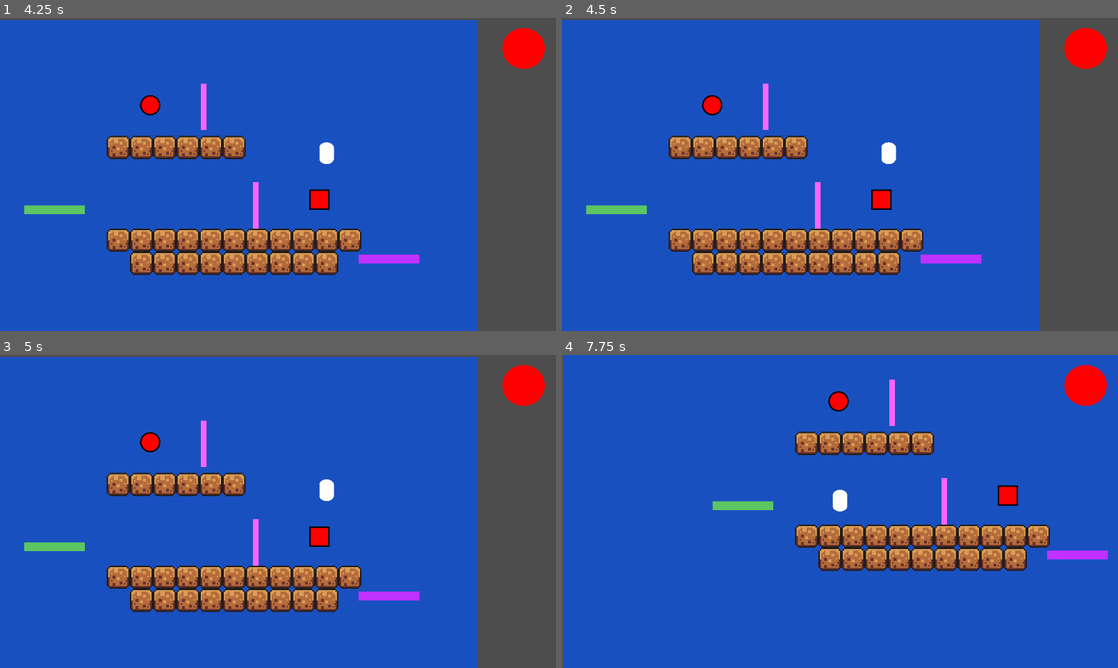
Above: before the commit, frames 1-4 (two rows, left to right).
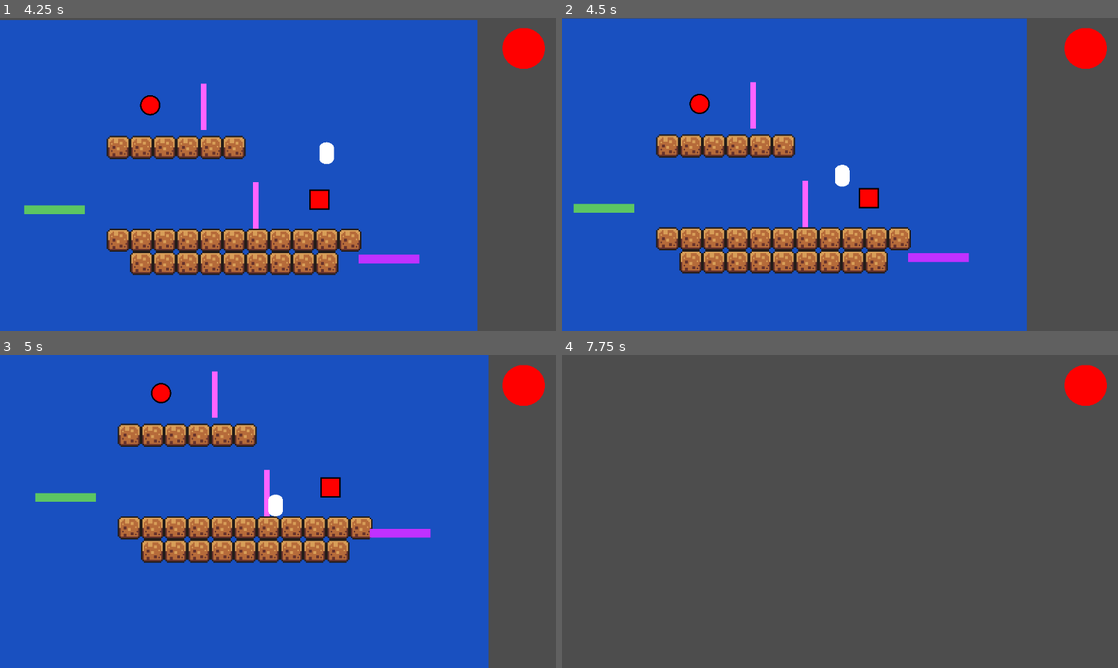
Above: after the commit, the same moments.

Repository: Highlighter56/ReplayMod
Game: Godot game, scene res://scenes/levels/level_base_plate.tscn
Two runs of this game, one before a commit and one after it. Both use one fixed random seed, a clock stepped at 60 frames per second and the inputs below.
Inputs:
- Up to frame 1 (4.25 s): hold D (move_right) 0.53-2.03 s; tap E (interact) at 0.6, 1.35, 2.3, 3.05, 3.6 s; tap Space (jump) at 0.77, 1.52, 3.02, 3.77 s; hold A (move_left) 2.03-2.78 s; tap P (play) at 2.1 s; tap Enter at 2.75 s; hold D (move_right) from 2.78 s (still down); tap O (record) at 2.85 s; tap R (reset) at 3.5 s; tap Escape (pause) at 4.15 s
- Up to frame 2 (4.5 s): release D (move_right) at 4.28 s; hold A (move_left) from 4.28 s (still down); tap E (interact) at 4.35 s
- Up to frame 3 (5 s): keep holding A (move_left); tap Space (jump) at 4.52 s
- Up to frame 4 (7.75 s): release A (move_left) at 5.03 s; hold D (move_right) 5.03-5.78 s; tap P (play) at 5.1 s; tap E (interact) at 5.3, 6.05, 6.6, 7.35 s; hold A (move_left) 5.78-7.28 s; tap O (record) at 5.85 s; tap Space (jump) at 6.02, 6.77, 7.52 s; tap R (reset) at 6.5 s; hold D (move_right) from 7.28 s (still down)

Frame 1 is identical in both runs. In frame 2, 11% of the frame differs, in the area x 0-86%, y 0-100%; in frame 3, 20%; in frame 4, 99%, in the area x 0-100%, y 0-100%.

Commit message:
Commiting to merge

Diff:
--- a/scripts/game_manager.gd
+++ b/scripts/game_manager.gd
@@ -2,7 +2,18 @@
 
 # This is the global timer that controls everything
 var timer:float = 0
-var isPaused:bool = false
+# Simple way to minimize lines of code that are needed whne pausing
+var isPaused:bool = false:
+	set(value):
+		isPaused=value
+		Engine.time_scale = 1
+		if isPaused:
+			Engine.time_scale = 0
+#get_tree().paused = isPaused
+# Godot has a built in pause function. When its true, it freezes/disables all
+# nodes in the paused scene. If this function was placed into an auto load,
+# then this would work. With this set up, where the listenign function is
+# inside the scene that would be paused, there becomes no way to un-pause
 
 # This is so I can adjust the attirbutes of the character in one
 # place, rather than in 2 places
@@ -27,11 +38,10 @@
 # Pause
 	if Input.is_action_just_pressed("pause"):
 		isPaused = !isPaused
-		#get_tree().paused = isPaused
-		if isPaused:
-			Engine.time_scale = 0
-		else:
-			Engine.time_scale = 1
+	#	Controller Unpause work around - it looks like your clicking 'Resume'
+	if isPaused and Input.is_action_just_pressed("interact"):
+		isPaused = false
+
 
 
 # From here, a signal will be emitted to all switches. If the specified
